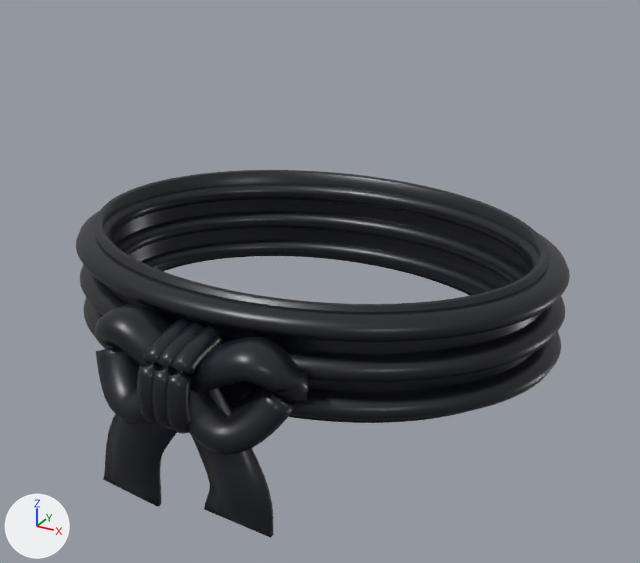
Renders of the FBX model Assets/_Project/Models/Characters/Cat/Gear/SK_Gear_Black_Mawashi.fbx from each side of a commit.
Camera for both pictures: a 50 mm lens placed at (0.733, -1.302, 1.356), pointed at (0.046, -0.053, 0.732). The lights are fixed; the arrows at lower left show +X, +Y and +Z. The picture after the commit comes second.

Script lines for the objects in view, before the commit:
```python
me_msh_gear_black_mawashi_001 = bpy.data.meshes.new('MSH_Gear_Black_Mawashi.001')
me_msh_gear_black_mawashi_001.from_pydata(...)  # 5360 vertices, 10692 faces; spans x -0.455..0.455, y -0.457..0.356, z 0.443..0.812
me_msh_gear_black_mawashi_001.materials.append(mat_gear_charcoal)  # black #181a24
ob_gear_black_mawashi = bpy.data.objects.new('GEAR_Black_Mawashi', me_msh_gear_black_mawashi_001)
ob_gear_black_mawashi.location = (0.0, 0.0, 0.0)
```
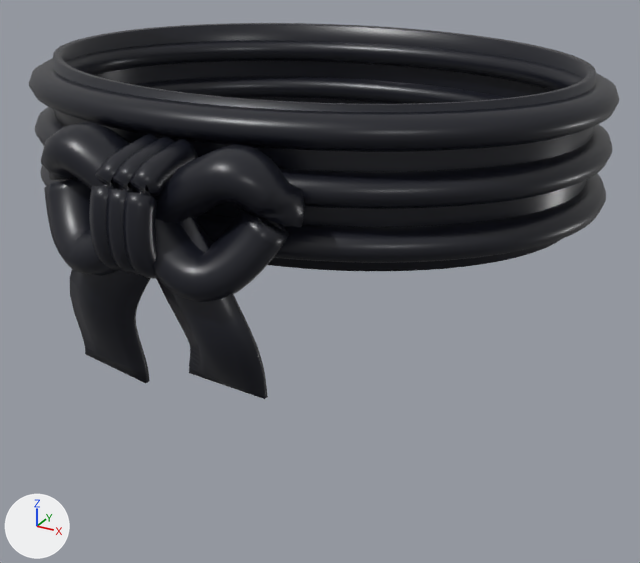
Location of each change, [x1, y1, x2, y2] in pixels of the pictures (640 x 563 px; the box of a moved part takes in the faces that stretch with it):
'GEAR_Black_Mawashi', reshaped (19% wider): before [76, 170, 570, 538]; after [29, 23, 619, 399]
part 1 of me_msh_gear_black_mawashi_001, moved or reshaped: before [94, 304, 176, 424]; after [41, 122, 130, 276]
part 2 of me_msh_gear_black_mawashi_001, moved or reshaped: before [187, 337, 309, 455]; after [153, 144, 305, 302]
part 3 of me_msh_gear_black_mawashi_001, moved or reshaped: before [137, 319, 191, 425]; after [89, 134, 158, 271]
part 4 of me_msh_gear_black_mawashi_001, moved or reshaped: before [151, 322, 204, 429]; after [106, 136, 175, 275]
part 5 of me_msh_gear_black_mawashi_001, moved or reshaped: before [165, 326, 223, 434]; after [123, 139, 198, 279]
part 6 of me_msh_gear_black_mawashi_001, added (black): after [53, 23, 596, 271]
part 7 of me_msh_gear_black_mawashi_001, added (black): after [40, 165, 606, 263]
part 8 of me_msh_gear_black_mawashi_001, added (black): after [35, 76, 613, 209]
part 9 of me_msh_gear_black_mawashi_001, added (black): after [29, 40, 619, 152]
part 10 of me_msh_gear_black_mawashi_001, added (black): after [70, 270, 151, 383]
part 11 of me_msh_gear_black_mawashi_001, added (black): after [156, 217, 268, 399]
part 12 of me_msh_gear_black_mawashi_001, deleted (black): before [76, 170, 570, 538]

The change, as a diff of the scene's bpy script:
```diff
--- a/Assets/_Project/Models/Characters/Cat/Gear/SK_Gear_Black_Mawashi.fbx.py
+++ b/Assets/_Project/Models/Characters/Cat/Gear/SK_Gear_Black_Mawashi.fbx.py
@@ me_msh_gear_black_mawashi_001 @@
 # used by ob_gear_black_mawashi; location = (0.0, 0.0, 0.0)
-me_msh_gear_black_mawashi_001.from_pydata(...)  # 5360 vertices, 10692 faces; spans x -0.455..0.455, y -0.457..0.356, z 0.443..0.812
+me_msh_gear_black_mawashi_001.from_pydata(...)  # 5360 vertices, 10692 faces; spans x -0.493..0.493, y -0.511..0.399, z 0.673..1.111
+# me_msh_gear_black_mawashi_001 part 1: the loose piece of 330 vertices spanning x -0.191..0.019, y -0.441..-0.318, z 0.604..0.775 is scaled about its middle by (1.1, 1.12, 1.17), then moved by (-0.009, -0.045, 0.278)
+# me_msh_gear_black_mawashi_001 part 2: the loose piece of 330 vertices spanning x -0.019..0.191, y -0.441..-0.318, z 0.604..0.775 is scaled about its middle by (1.1, 1.12, 1.17), then moved by (0.009, -0.045, 0.278)
+# me_msh_gear_black_mawashi_001 part 3: the loose piece of 200 vertices spanning x -0.043..-0.007, y -0.457..-0.343, z 0.614..0.77 is scaled about its middle by (1.1, 1.12, 1.17), then moved by (-0.002, -0.047, 0.279)
+# me_msh_gear_black_mawashi_001 part 4: the loose piece of 200 vertices spanning x -0.018..0.018, y -0.457..-0.343, z 0.614..0.77 is scaled about its middle by (1.1, 1.12, 1.17), then moved by (0.0, -0.047, 0.279)
+# me_msh_gear_black_mawashi_001 part 5: the loose piece of 200 vertices spanning x 0.007..0.043, y -0.457..-0.343, z 0.614..0.77 is scaled about its middle by (1.1, 1.12, 1.17), then moved by (0.002, -0.047, 0.279)
+# me_msh_gear_black_mawashi_001 part 6: a new loose piece of 960 vertices spanning x -0.464..0.464, y -0.363..0.365, z 0.884..1.111, in mat_gear_charcoal (black #181a24)
+# me_msh_gear_black_mawashi_001 part 7: a new loose piece of 960 vertices spanning x -0.493..0.493, y -0.398..0.399, z 0.883..0.951, in mat_gear_charcoal (black #181a24)
+# me_msh_gear_black_mawashi_001 part 8: a new loose piece of 960 vertices spanning x -0.493..0.493, y -0.398..0.399, z 0.959..1.026, in mat_gear_charcoal (black #181a24)
+# me_msh_gear_black_mawashi_001 part 9: a new loose piece of 960 vertices spanning x -0.493..0.493, y -0.398..0.399, z 1.035..1.102, in mat_gear_charcoal (black #181a24)
+# me_msh_gear_black_mawashi_001 part 10: a new loose piece of 130 vertices spanning x -0.179..0.023, y -0.453..-0.393, z 0.673..0.988, in mat_gear_charcoal (black #181a24)
+# me_msh_gear_black_mawashi_001 part 11: a new loose piece of 130 vertices spanning x -0.023..0.173, y -0.47..-0.423, z 0.729..0.988, in mat_gear_charcoal (black #181a24)
+# me_msh_gear_black_mawashi_001 part 12: 6 loose pieces with 4100 vertices, spanning x -0.455..0.455, y -0.43..0.356, z 0.443..0.812, are deleted
 me_msh_gear_black_mawashi_001.materials.append(mat_gear_charcoal)
```
